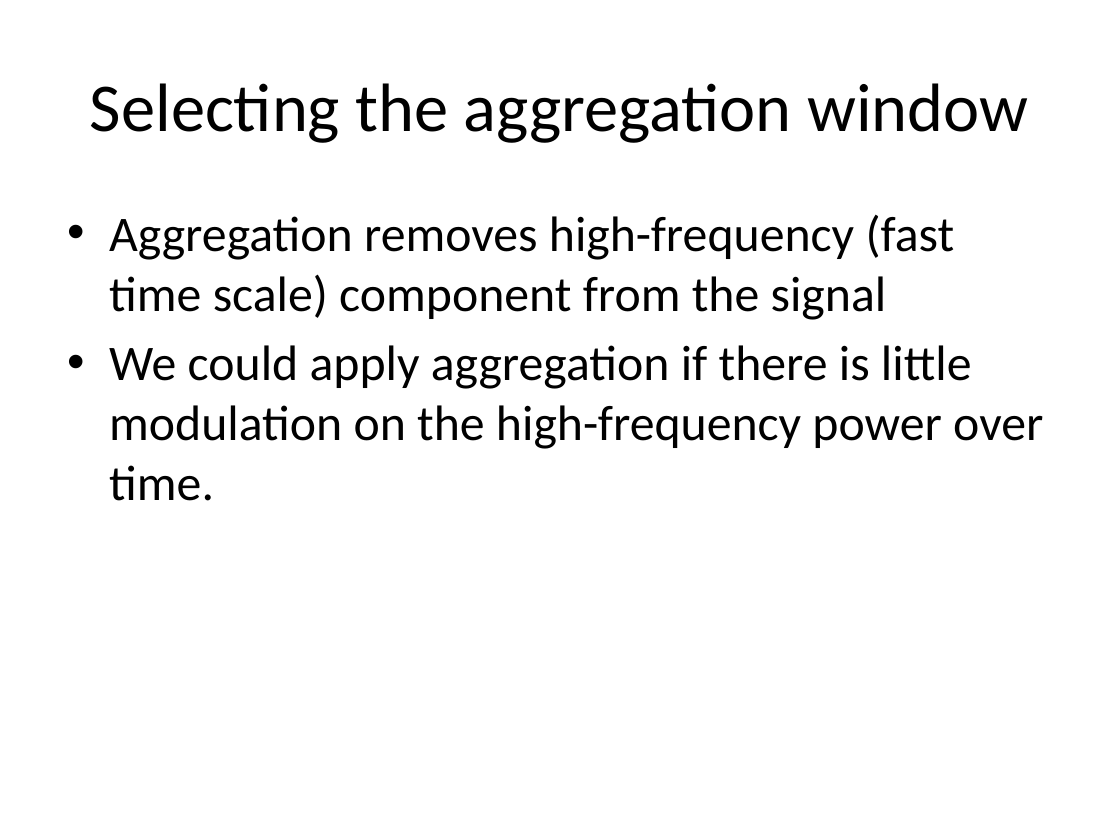
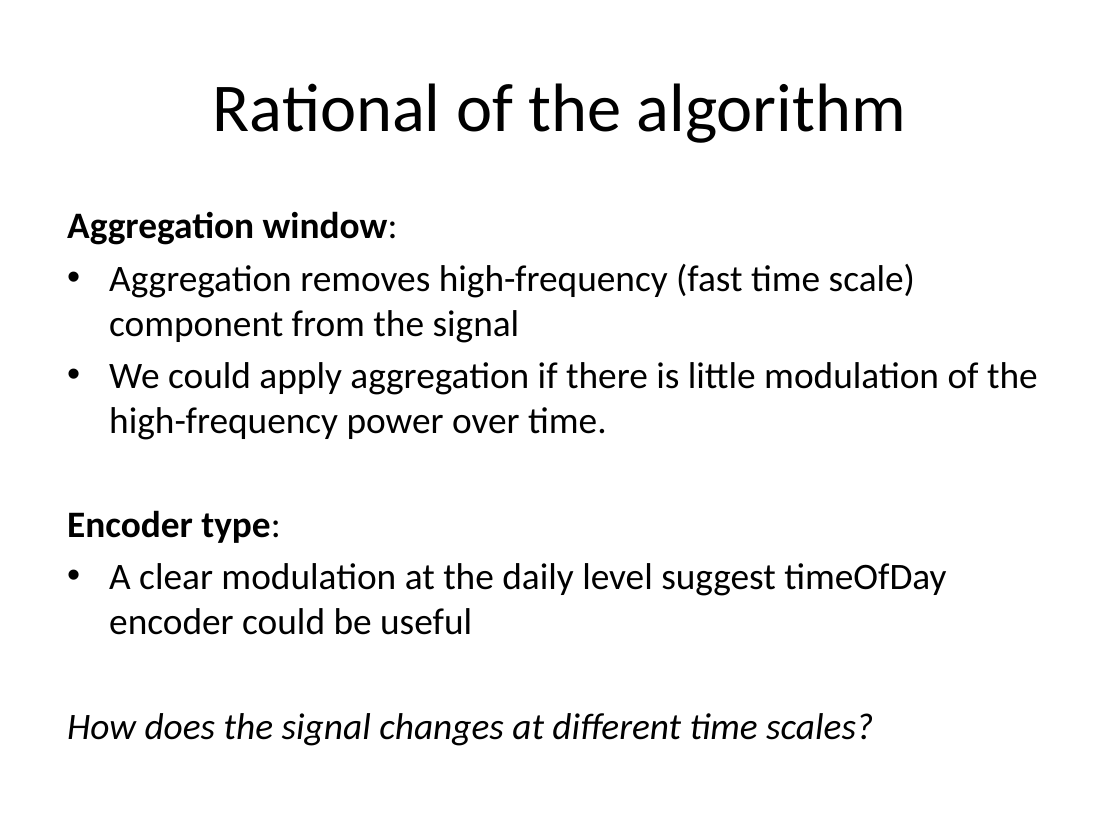
Before and after one commit to numenta/htmresearch-old, a slide deck: slide 3 of projects/wavelet_dataAggregation/DataAggregation.pptx (slide 5 before the commit). Drawn at 1120x840 pixels with LibreOffice and Linux fonts; fonts in the diff are those of the drawing. Boxes give left, top, right and bottom in pixels: in the first picture for what was removed or moved away, otherwise in the second. Text is boxed around its words. In the diff, an @@ line names an element or a change of style, - is before the commit and + after.

Commit message:
Update presentation for the data aggregation experiment

```diff
--- a/projects/wavelet_dataAggregation/DataAggregation.pptx
+++ b/projects/wavelet_dataAggregation/DataAggregation.pptx
@@ title at box(213, 83, 906, 143): text changed @@
-Selecting the aggregation window
+Rational of the algorithm
@@ text at box(67, 211, 398, 245): paragraph added @@
+Aggregation window:
@@ text at box(109, 264, 915, 343): size 32 to 24 pt in "Aggregation removes high-frequency (fast time scale) compone ..."; less space between paragraphs @@
@@ text at box(67, 362, 1038, 746): text changed; size 32 to 24 pt @@
-• We could apply aggregation if there is little modulation on the high-frequency power over time.
+• We could apply aggregation if there is little modulation of the high-frequency power over time.
+Encoder type:
+• A clear modulation at the daily level suggest timeOfDay encoder could be useful
+How does the signal changes at different time scales?
```
Also in this commit, not shown: 6 other slides changed, 3 slides added, 3 slides removed, 5 other files.
